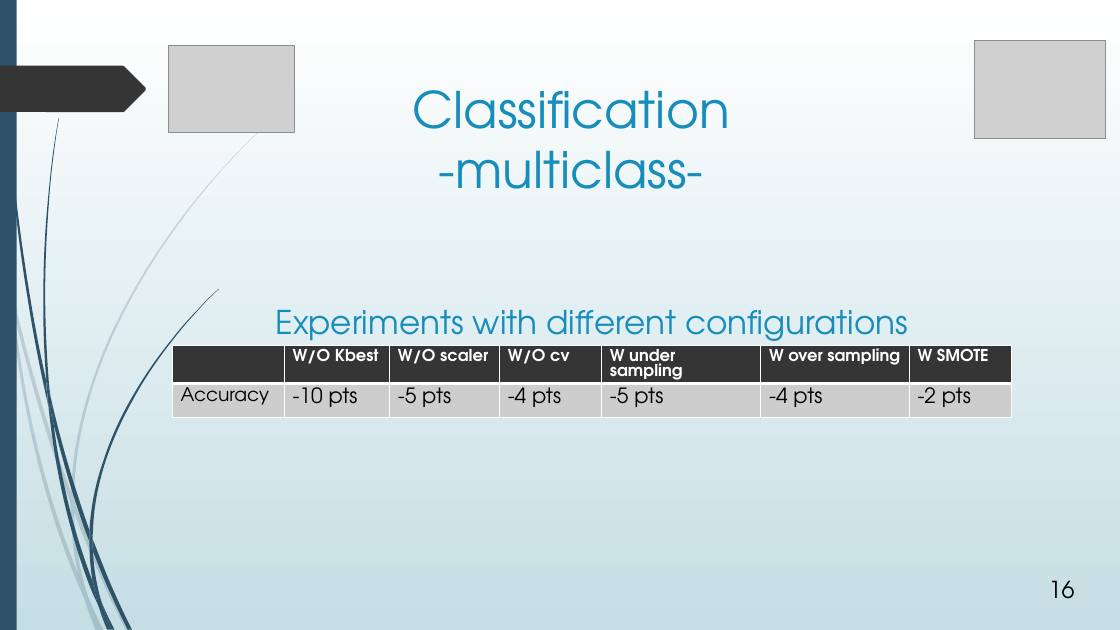
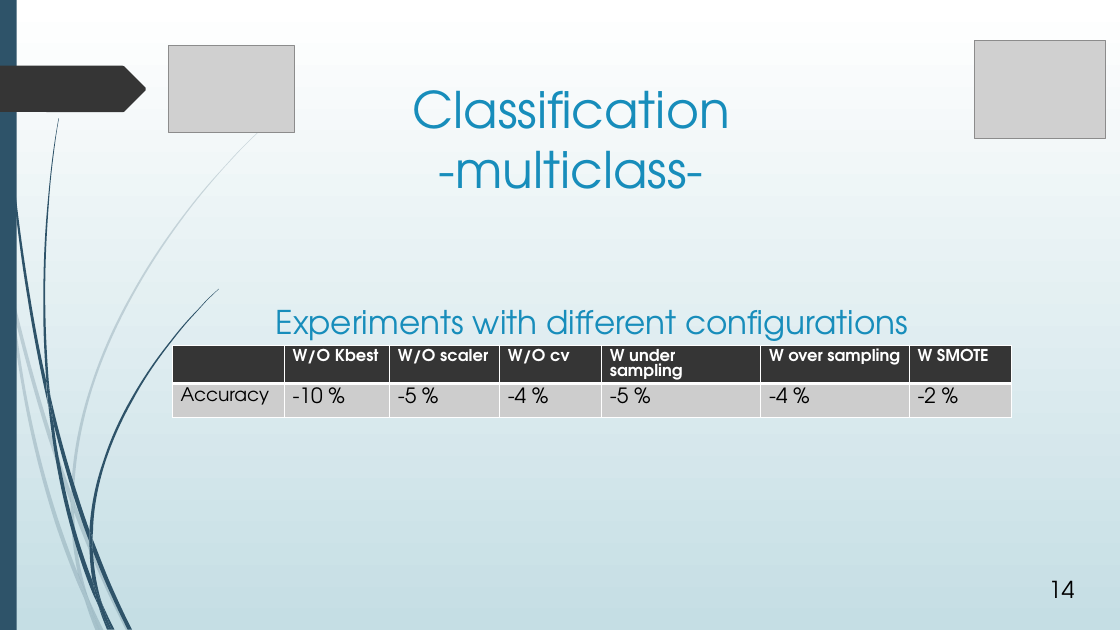
Before and after one commit to avasile96/CAD, a slide deck: slide 14 of Presentation_updated.pptx (slide 16 before the commit). Drawn at 1120x630 pixels with LibreOffice and Linux fonts; fonts in the diff are those of the drawing; grey boxes stand for pictures. Boxes give left, top, right and bottom in pixels: in the first picture for what was removed or moved away, otherwise in the second. Text is boxed around its words. In the diff, an @@ line names an element or a change of style, - is before the commit and + after.

```diff
--- a/Presentation_updated.pptx
+++ b/Presentation_updated.pptx
@@ table at [172,345,1012,413] @@
-row 2: Accuracy | -10 pts | -5 pts | -4 pts | -5 pts | -4 pts | -2 pts
+row 2: Accuracy | -10 % | -5 % | -4 % | -5 % | -4 % | -2 %
@@ page number at [1049,580,1075,598]: text changed @@
-16
+14
```
Also in this commit, not shown: 7 other slides changed, 2 slides added, 2 slides removed.
